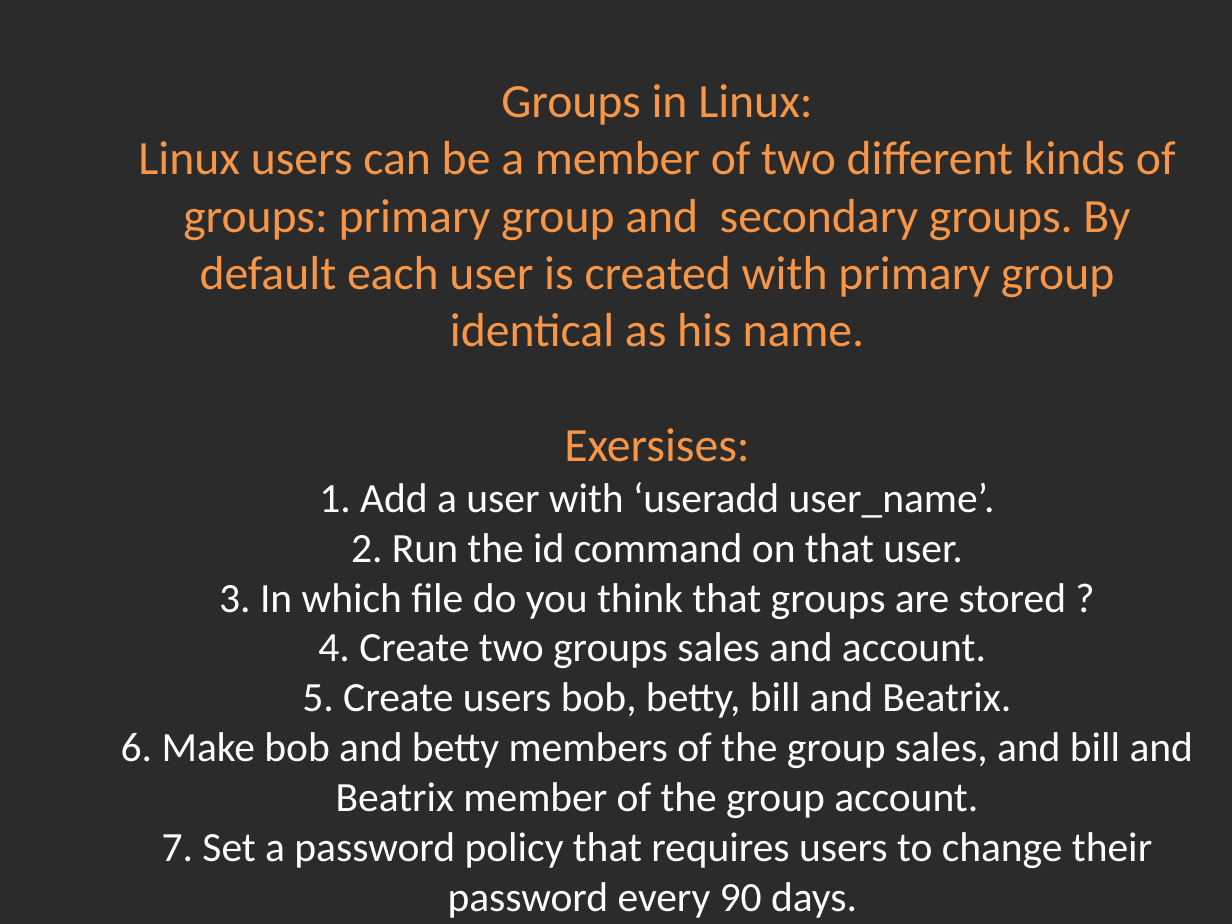
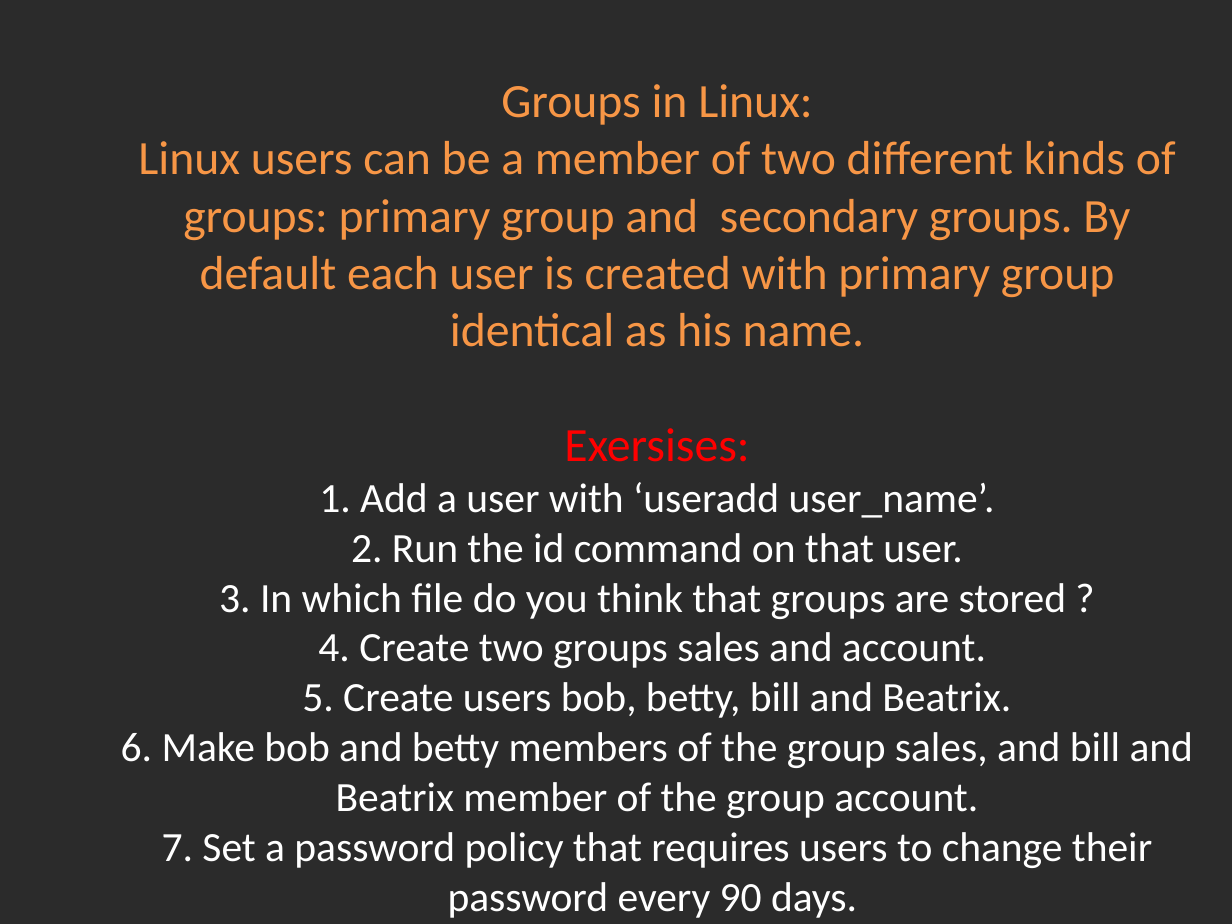
Before and after one commit to Academy-Soft-Intellect/Linux-Course, a slide deck: slide 4 of 4. UsersAndUsersGroups/04-UsersAndUsersGroups.pptx. Drawn at 1232x924 pixels with LibreOffice and Linux fonts; fonts in the diff are those of the drawing; background and template pictures are left out; a plain dark background stands for a picture behind light text. Boxes give left, top, right and bottom in pixels: in the first picture for what was removed or moved away, otherwise in the second. Text is boxed around its words. In the diff, an @@ line names an element or a change of style, - is before the commit and + after.

```diff
--- a/4. UsersAndUsersGroups/04-UsersAndUsersGroups.pptx
+++ b/4. UsersAndUsersGroups/04-UsersAndUsersGroups.pptx
@@ title "Groups in Linux: Linux users ..." at bbox=[121, 84, 1193, 918]: text colour #F79646 to #FF0000 in "Exersises:" @@
```
Also in this commit, not shown: 1 other slide changed, 1 slide added, 1 slide removed, 4 other files.
